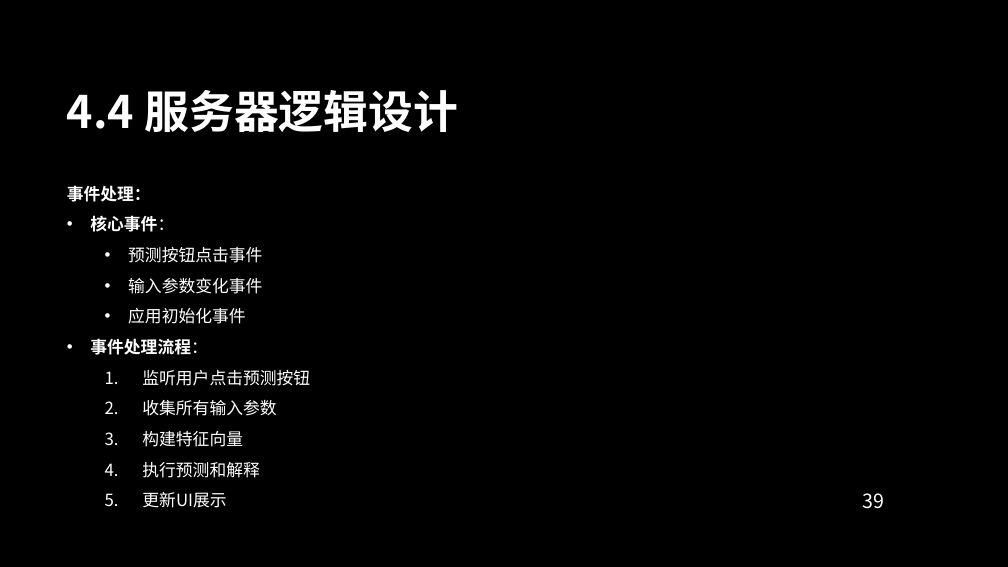
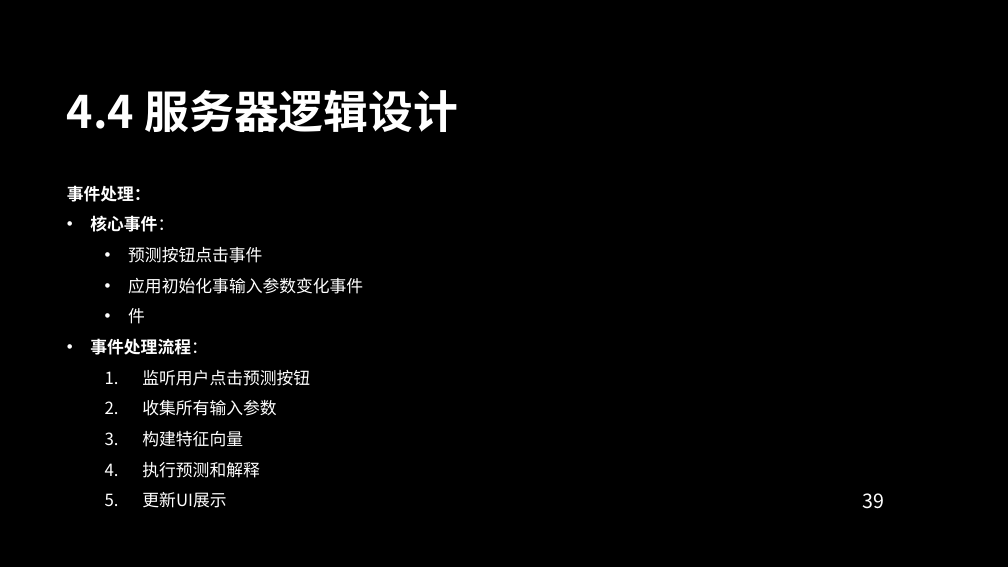
Before and after one commit to Kiriny1999/analysis-ic-model, a slide deck: slide 39 of shiny_share/shiny_app_documentation.pptx. Drawn at 1008x567 pixels with LibreOffice and Linux fonts; fonts in the diff are those of the drawing; background and template pictures are left out. Boxes give left, top, right and bottom in pixels: in the first picture for what was removed or moved away, otherwise in the second. Text is boxed around its words. In the diff, an @@ line names an element or a change of style, - is before the commit and + after.

```diff
--- a/shiny_share/shiny_app_documentation.pptx
+++ b/shiny_share/shiny_app_documentation.pptx
@@ text at (128, 278, 363, 324): text changed @@
-  • 输入参数变化事件
-  • 应用初始化事件
+  • 应用初始化事输入参数变化事件
+  • 件
```
Also in this commit, not shown: 3 other slides changed, 5 other files.
